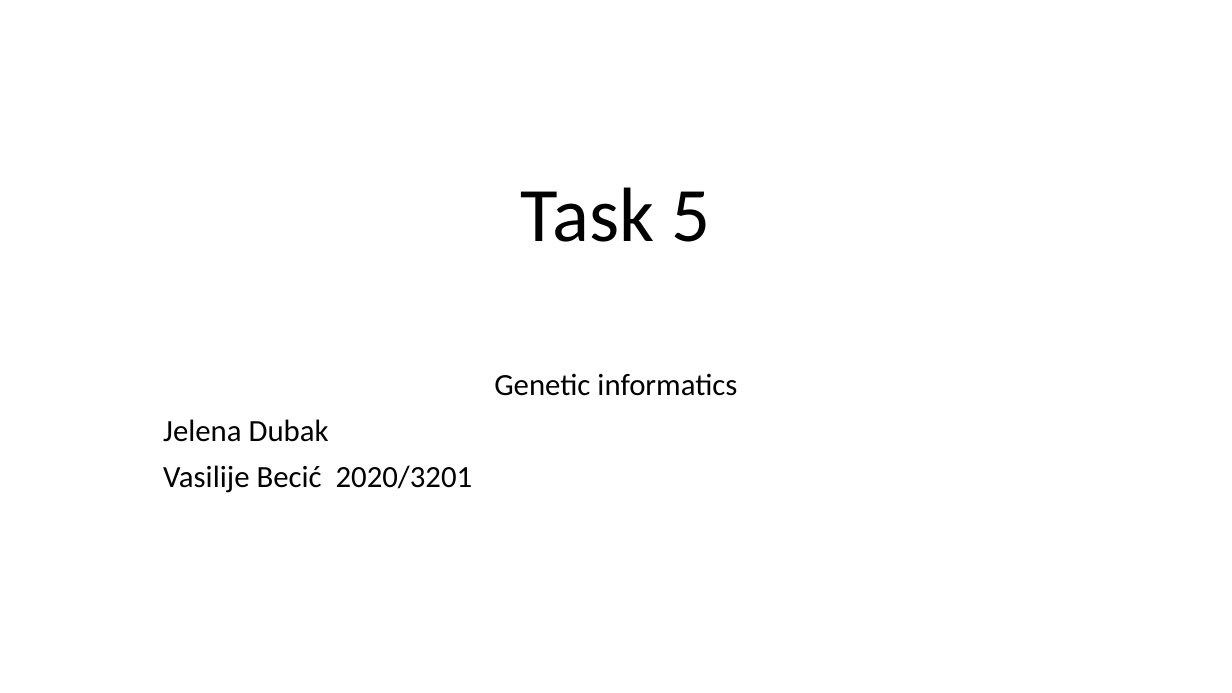
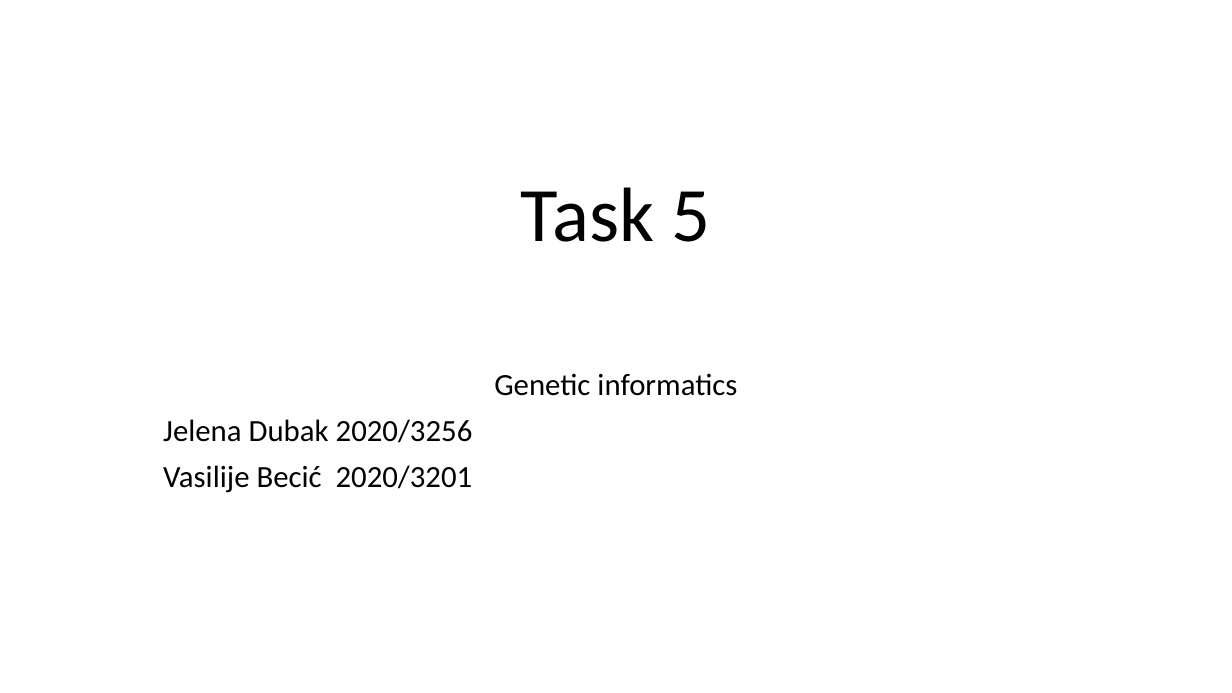
Before and after one commit to VasilijeBecic/GenI2022Pro, a slide deck: slide 1 of GIPresentation.pptx. Drawn at 1232x693 pixels with LibreOffice and Linux fonts; fonts in the diff are those of the drawing. Boxes give left, top, right and bottom in pixels: in the first picture for what was removed or moved away, otherwise in the second. Text is boxed around its words. In the diff, an @@ line names an element or a change of style, - is before the commit and + after.

Commit message:
Jelena - analysis

```diff
--- a/GIPresentation.pptx
+++ b/GIPresentation.pptx
@@ subtitle at box(163, 419, 473, 443): text changed @@
-Jelena Dubak
+Jelena Dubak 2020/3256
```
Also in this commit, not shown: 6 other slides changed, 1 slide removed, 1 other file.
